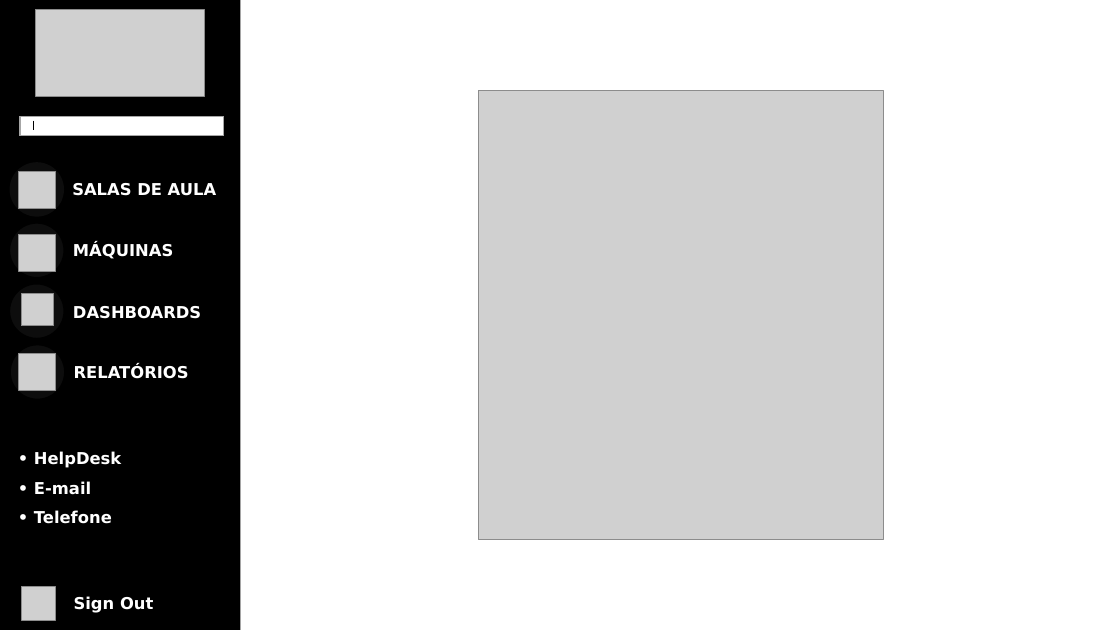
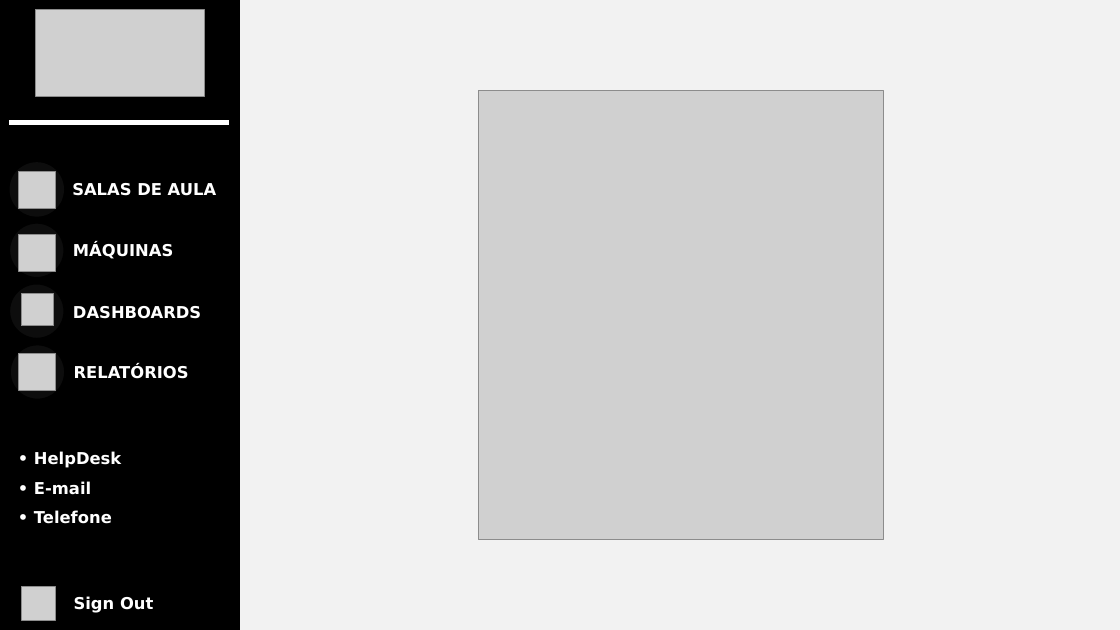
Before and after one commit to BandTec/grupo-04-adsb-20201, a slide deck: slide 2 of Prototipação de Dashboard/Prototipação-de-Tela.pptx. Drawn at 1120x630 pixels with LibreOffice and Linux fonts; fonts in the diff are those of the drawing; grey boxes stand for pictures. Boxes give left, top, right and bottom in pixels: in the first picture for what was removed or moved away, otherwise in the second. Text is boxed around its words. In the diff, an @@ line names an element or a change of style, - is before the commit and + after.

```diff
--- a/Prototipação de Dashboard/Prototipação-de-Tela.pptx
+++ b/Prototipação de Dashboard/Prototipação-de-Tela.pptx
@@ rectangle added at (0, 0, 1120, 630), fill #F2F2F2 @@
@@ rectangle: place and size @@
-rectangle at (20, 117, 223, 135)
+rectangle at (9, 120, 228, 124)
@@ rectangle at (9, 120, 228, 124): outline #A6A6A6 1 pt to #FFFFFF 1 pt @@
@@ line removed from (34, 121) to (34, 130) @@
```
Also in this commit, not shown: 2 other slides changed, 8 slides added.
